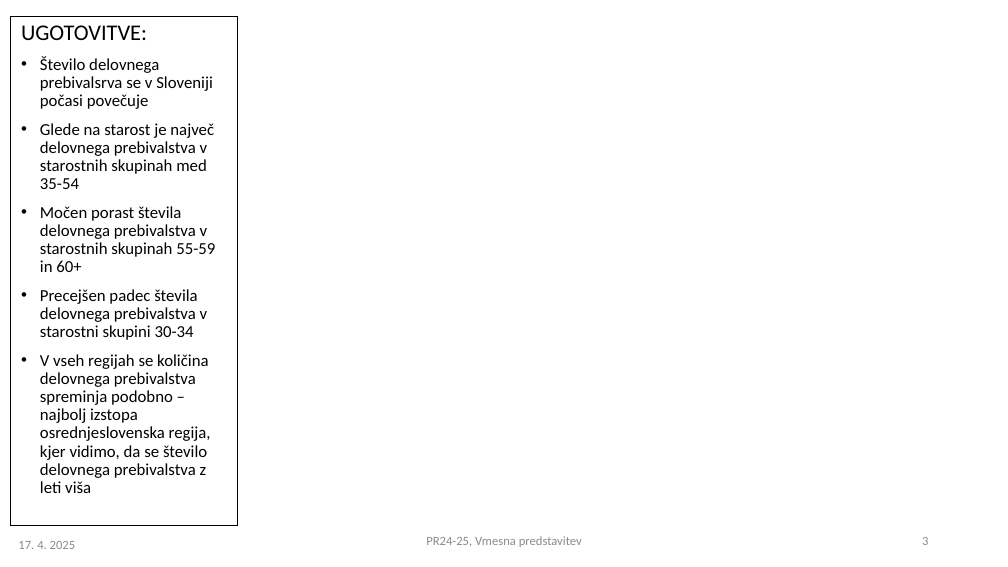
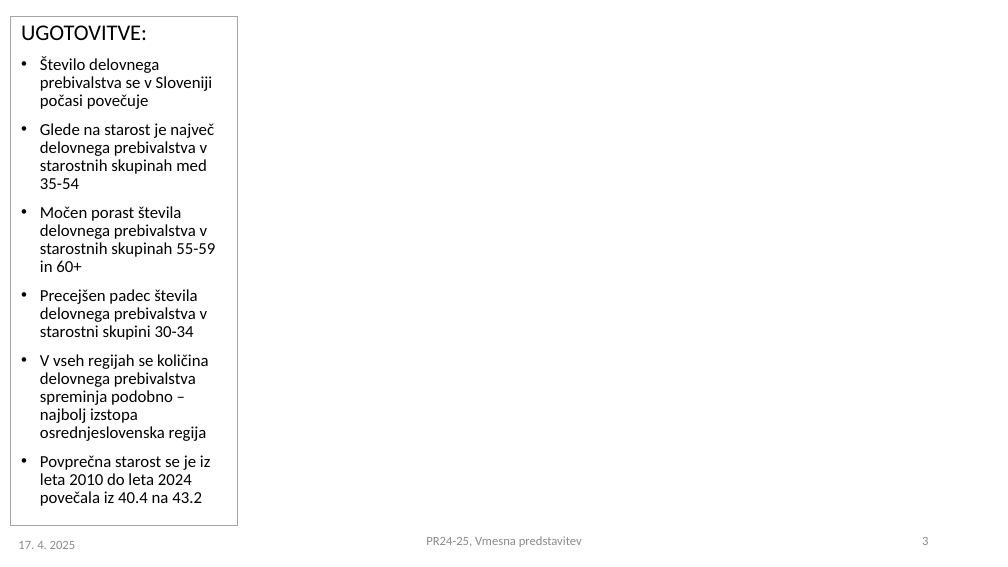
Before and after one commit to nirinja/PR259, a slide deck: slide 3 of PR2024-25_VMESNA_9.pptx. Drawn at 1008x567 pixels with LibreOffice and Linux fonts; fonts in the diff are those of the drawing. Boxes give left, top, right and bottom in pixels: in the first picture for what was removed or moved away, otherwise in the second. Text is boxed around its words. In the diff, an @@ line names an element or a change of style, - is before the commit and + after.

```diff
--- a/PR2024-25_VMESNA_9.pptx
+++ b/PR2024-25_VMESNA_9.pptx
@@ text "UGOTOVITVE:" at box(11, 16, 238, 525): outline #000000 0.75 pt to #A6A6A6 0.75 pt @@
@@ text at box(40, 56, 213, 109): text changed @@
-• Število delovnega prebivalsrva se v Sloveniji počasi povečuje
+• Število delovnega prebivalstva se v Sloveniji počasi povečuje
@@ text at box(40, 354, 210, 506): text changed @@
-• V vseh regijah se količina delovnega prebivalstva spreminja podobno – najbolj izstopa osrednjeslovenska regija, kjer vidimo, da se število delovnega prebivalstva z leti viša
+• V vseh regijah se količina delovnega prebivalstva spreminja podobno – najbolj izstopa osrednjeslovenska regija
+• Povprečna starost se je iz leta 2010 do leta 2024 povečala iz 40.4 na 43.2
```
Also in this commit, not shown: 2 other slides changed, 1 other file.
